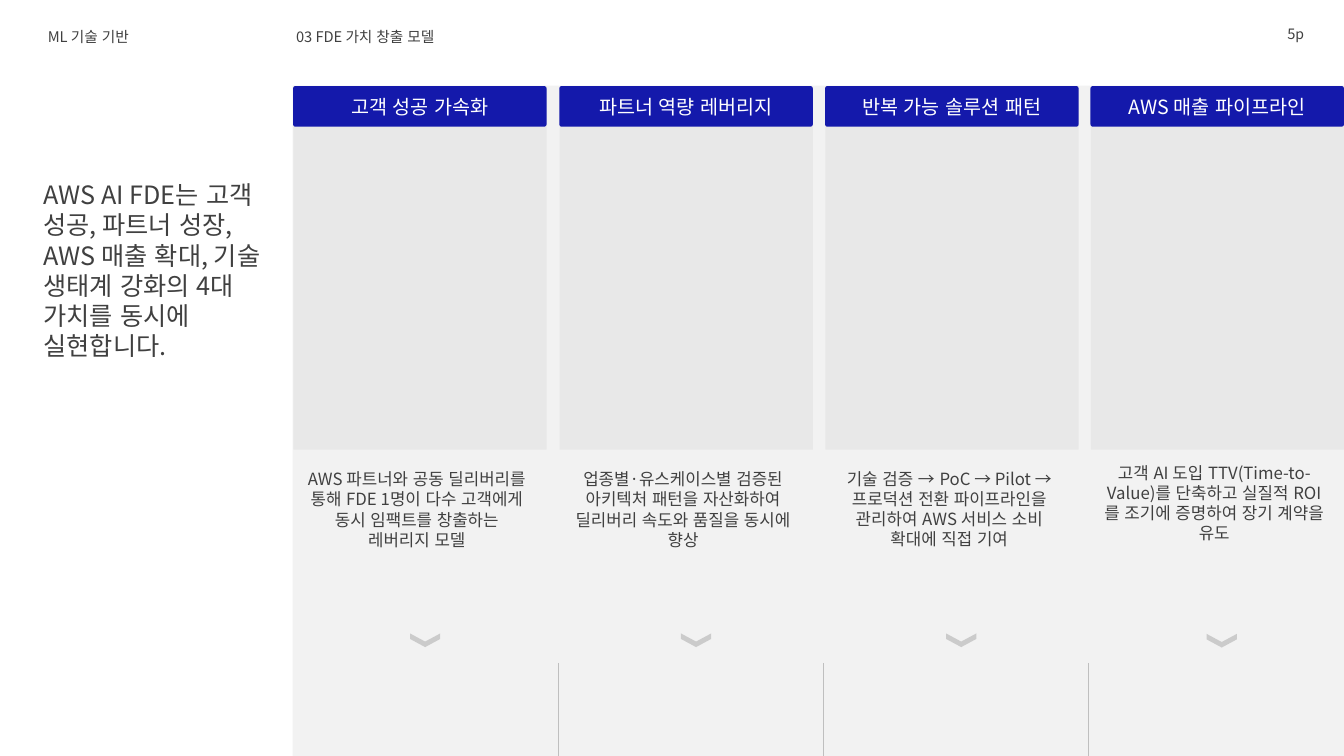
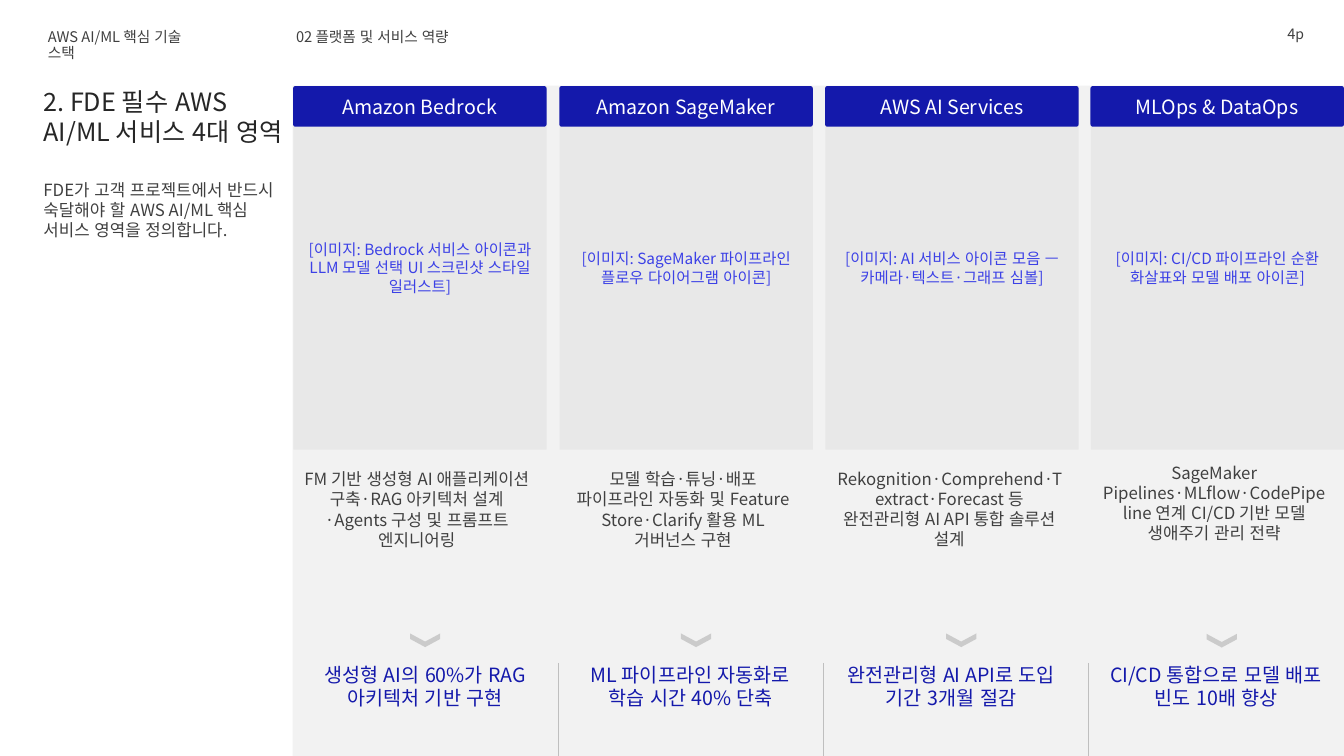
Before and after one commit to lhs6395-hslee/2026-gsn-pptx, a slide deck: slide 4 of result/AWS_AI_FDE.pptx (slide 5 before the commit). Drawn at 1344x756 pixels with LibreOffice and Linux fonts; fonts in the diff are those of the drawing; background and template pictures are left out. Boxes give left, top, right and bottom in pixels: in the first picture for what was removed or moved away, otherwise in the second. Text is boxed around its words. In the diff, an @@ line names an element or a change of style, - is before the commit and + after.

```diff
--- a/result/AWS_AI_FDE.pptx
+++ b/result/AWS_AI_FDE.pptx
@@ page number at (x1=1287, y1=28, x2=1304, y2=42): text changed @@
-5p
+4p
@@ title at (x1=48, y1=30, x2=181, y2=59): text changed @@
-ML 기술 기반
+AWS AI/ML 핵심 기술 스택
@@ text at (x1=296, y1=30, x2=449, y2=43): text changed @@
-03 FDE 가치 창출 모델
+02 플랫폼 및 서비스 역량
@@ text added at (x1=43, y1=90, x2=283, y2=146), 18 pt, text #262626 @@
+2. FDE 필수 AWS AI/ML 서비스 4대 영역
@@ text in rounded rectangle at (x1=342, y1=98, x2=497, y2=115): text changed @@
-고객 성공 가속화
+Amazon Bedrock
@@ text in rounded rectangle at (x1=597, y1=98, x2=775, y2=119): text changed @@
-파트너 역량 레버리지
+Amazon SageMaker
@@ text in rounded rectangle at (x1=880, y1=99, x2=1023, y2=115): text changed @@
-반복 가능 솔루션 패턴
+AWS AI Services
@@ text in rounded rectangle at (x1=1136, y1=99, x2=1298, y2=119): text changed @@
-AWS 매출 파이프라인
+MLOps & DataOps
@@ text at (x1=43, y1=182, x2=273, y2=238): text changed; size 18 to 12 pt @@
-AWS AI FDE는 고객 성공, 파트너 성장, AWS 매출 확대, 기술 생태계 강화의 4대 가치를 동시에 실현합니다.
+FDE가 고객 프로젝트에서 반드시 숙달해야 할 AWS AI/ML 핵심 서비스 영역을 정의합니다.
@@ text in rectangle at (x1=309, y1=242, x2=532, y2=295): text added @@
+[이미지: Bedrock 서비스 아이콘과 LLM 모델 선택 UI 스크린샷 스타일 일러스트]
@@ text in rectangle at (x1=582, y1=251, x2=791, y2=286): text added @@
+[이미지: SageMaker 파이프라인 플로우 다이어그램 아이콘]
@@ text in rectangle at (x1=845, y1=251, x2=1044, y2=286): text added @@
+[이미지: AI 서비스 아이콘 모음 — 카메라·텍스트·그래프 심볼]
@@ text in rectangle at (x1=1116, y1=251, x2=1319, y2=286): text added @@
+[이미지: CI/CD 파이프라인 순환 화살표와 모델 배포 아이콘]
@@ text at (x1=304, y1=471, x2=530, y2=548): text changed @@
-AWS 파트너와 공동 딜리버리를 통해 FDE 1명이 다수 고객에게 동시 임팩트를 창출하는 레버리지 모델
+FM 기반 생성형 AI 애플리케이션 구축·RAG 아키텍처 설계·Agents 구성 및 프롬프트 엔지니어링
@@ text at (x1=577, y1=471, x2=789, y2=548): text changed @@
-업종별·유스케이스별 검증된 아키텍처 패턴을 자산화하여 딜리버리 속도와 품질을 동시에 향상
+모델 학습·튜닝·배포 파이프라인 자동화 및 Feature Store·Clarify 활용 ML 거버넌스 구현
@@ text at (x1=837, y1=471, x2=1062, y2=547): text changed @@
-기술 검증 → PoC → Pilot → 프로덕션 전환 파이프라인을 관리하여 AWS 서비스 소비 확대에 직접 기여
+Rekognition·Comprehend·Textract·Forecast 등 완전관리형 AI API 통합 솔루션 설계
@@ text at (x1=1103, y1=465, x2=1325, y2=541): text changed @@
-고객 AI 도입 TTV(Time-to-Value)를 단축하고 실질적 ROI를 조기에 증명하여 장기 계약을 유도
+SageMaker Pipelines·MLflow·CodePipeline 연계 CI/CD 기반 모델 생애주기 관리 전략
@@ text added at (x1=324, y1=665, x2=527, y2=707), 14 pt, text #1419AB @@
+생성형 AI의 60%가 RAG 아키텍처 기반 구현
@@ text added at (x1=591, y1=665, x2=790, y2=707), 14 pt, text #1419AB @@
+ML 파이프라인 자동화로 학습 시간 40% 단축
@@ text added at (x1=847, y1=665, x2=1055, y2=707), 14 pt, text #1419AB @@
+완전관리형 AI API로 도입 기간 3개월 절감
@@ text added at (x1=1110, y1=665, x2=1322, y2=707), 14 pt, text #1419AB @@
+CI/CD 통합으로 모델 배포 빈도 10배 향상
```
Also in this commit, not shown: 3 other slides changed, 2 slides added, 9 slides removed, 3 other files.
